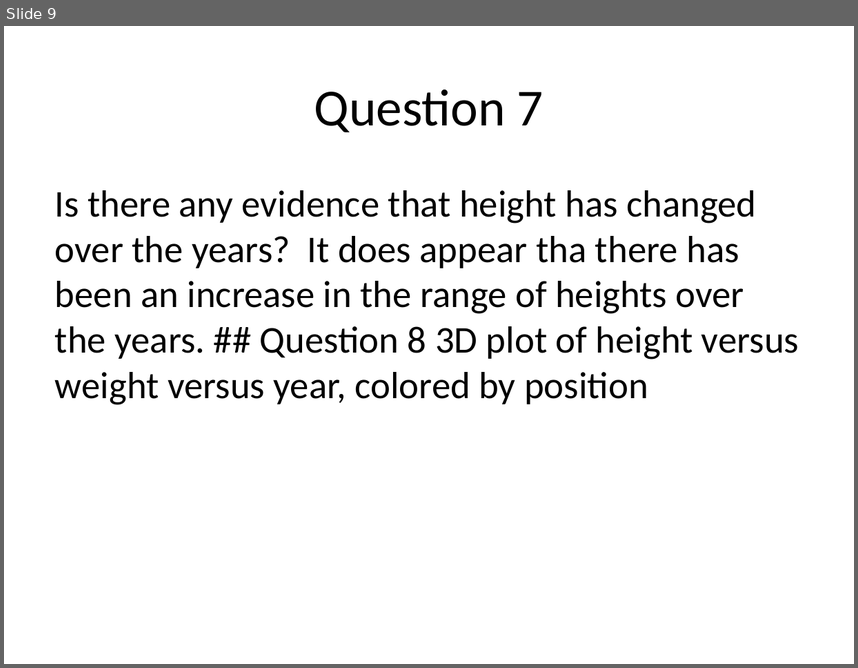
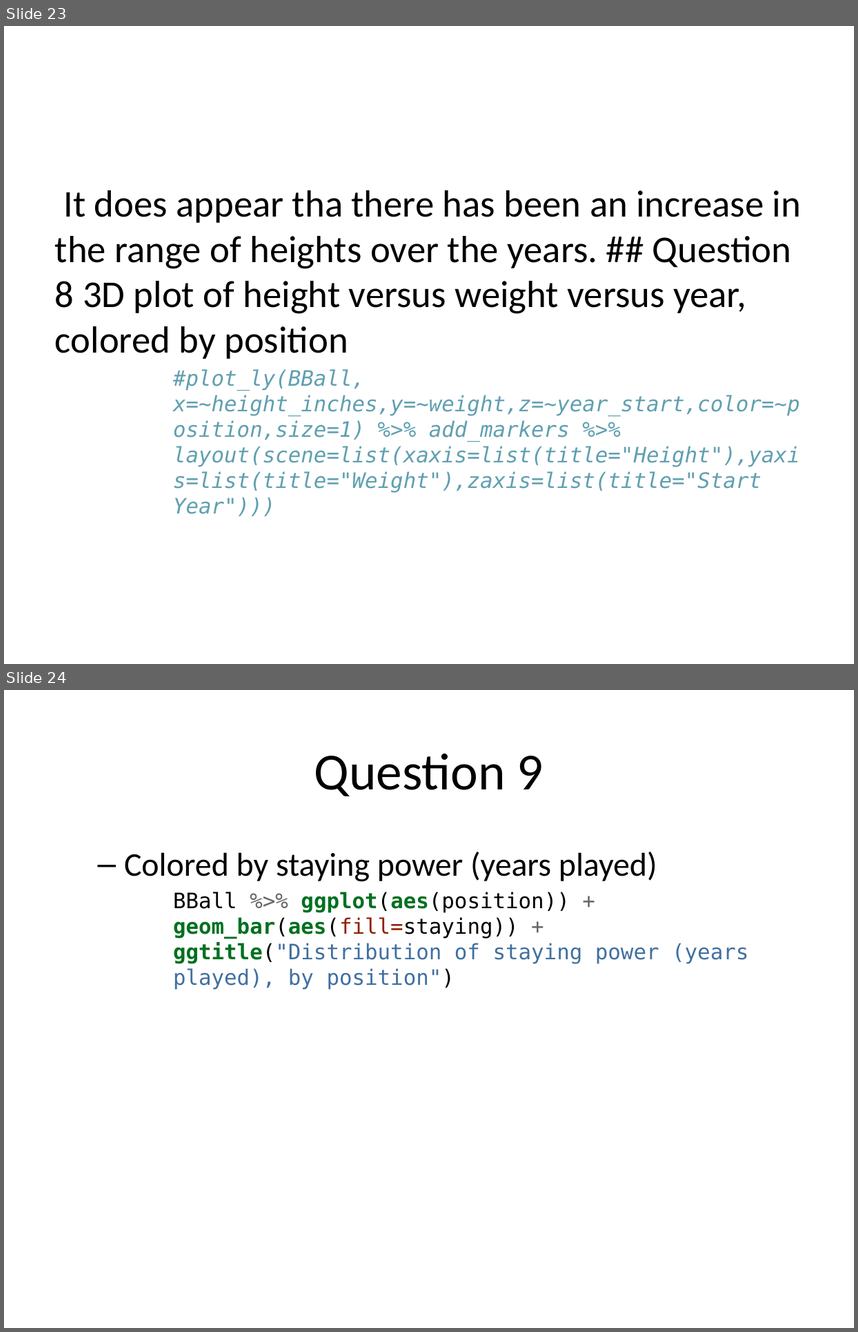
Before and after one commit to rmpalmer/MDS-6306-Doing-Data-Science-Fall-2019, a slide deck: Unit 2/Richard_Palmer_LiveSession_2.pptx. Shown one above the other, each under a label of ours: slide 9 before the commit, slides 23 and 24 after it. The pictures are 858x668 and 858x1332 pixels, drawn with LibreOffice and Linux fonts; fonts in the diff are those of the drawing. Boxes give left, top, right and bottom in pixels: in the first picture for what was removed or moved away, otherwise in the second. Text is boxed around its words. In the diff, an @@ line names an element or a change of style, - is before the commit and + after.

```diff
--- a/Unit 2/Richard_Palmer_LiveSession_2.pptx
+++ b/Unit 2/Richard_Palmer_LiveSession_2.pptx
@@ slide 24 added at (4,690,854,1328), background #FFFFFF @@
@@ title added at (314,753,544,796), 44 pt, text #000000 @@
+Question 9
@@ text added at (124,851,749,989), 18 pt, text #000000 @@
+  – Colored by staying power (years played)
+BBall %>% ggplot(aes(position)) + geom_bar(aes(fill=staying)) + ggtitle("Distribution of staying power (years played), by position")
@@ what was slide 9 is now slide 23 @@
@@ slide 23 changed as well @@
@@ title removed at (314,89,544,132) @@
-Question 7
@@ text at (55,190,801,516): text changed; size 32 to 18 pt; font Calibri to DejaVu Sans Mono; text colour #000000 to #60A0B0; italic on @@
-Is there any evidence that height has changed over the years? It does appear tha there has been an increase in the range of heights over the years. ## Question 8 3D plot of height versus weight versus year, colored by position
+It does appear tha there has been an increase in the range of heights over the years. ## Question 8 3D plot of height versus weight versus year, colored by position
+#plot_ly(BBall, x=~height_inches,y=~weight,z=~year_start,color=~position,size=1) %>% add_markers %>% layout(scene=list(xaxis=list(title="Height"),yaxis=list(title="Weight"),zaxis=list(title="Start Year")))
```
Also in this commit, not shown: 8 other slides changed, 17 other slides added, 1 other file.
